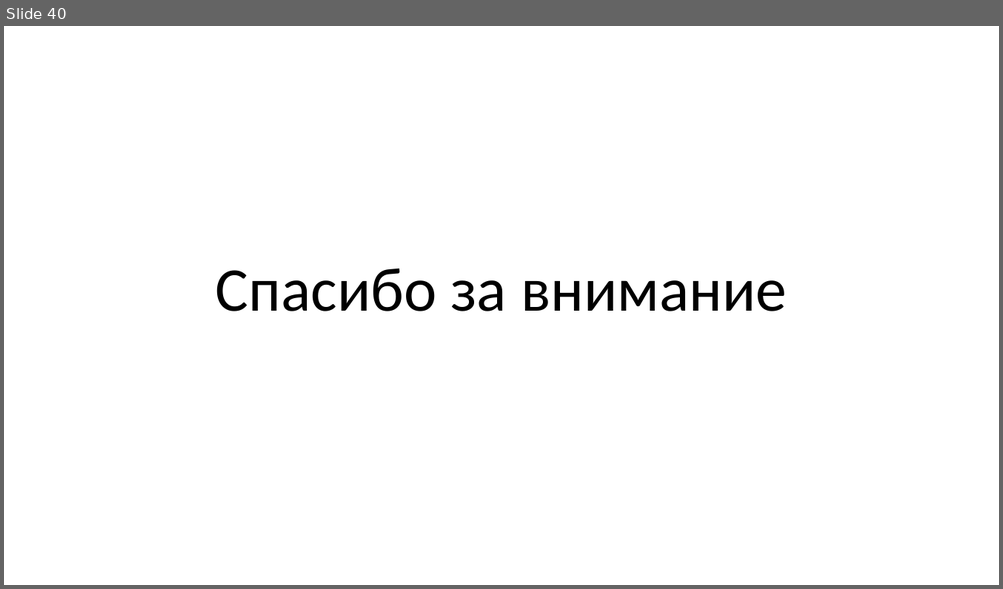
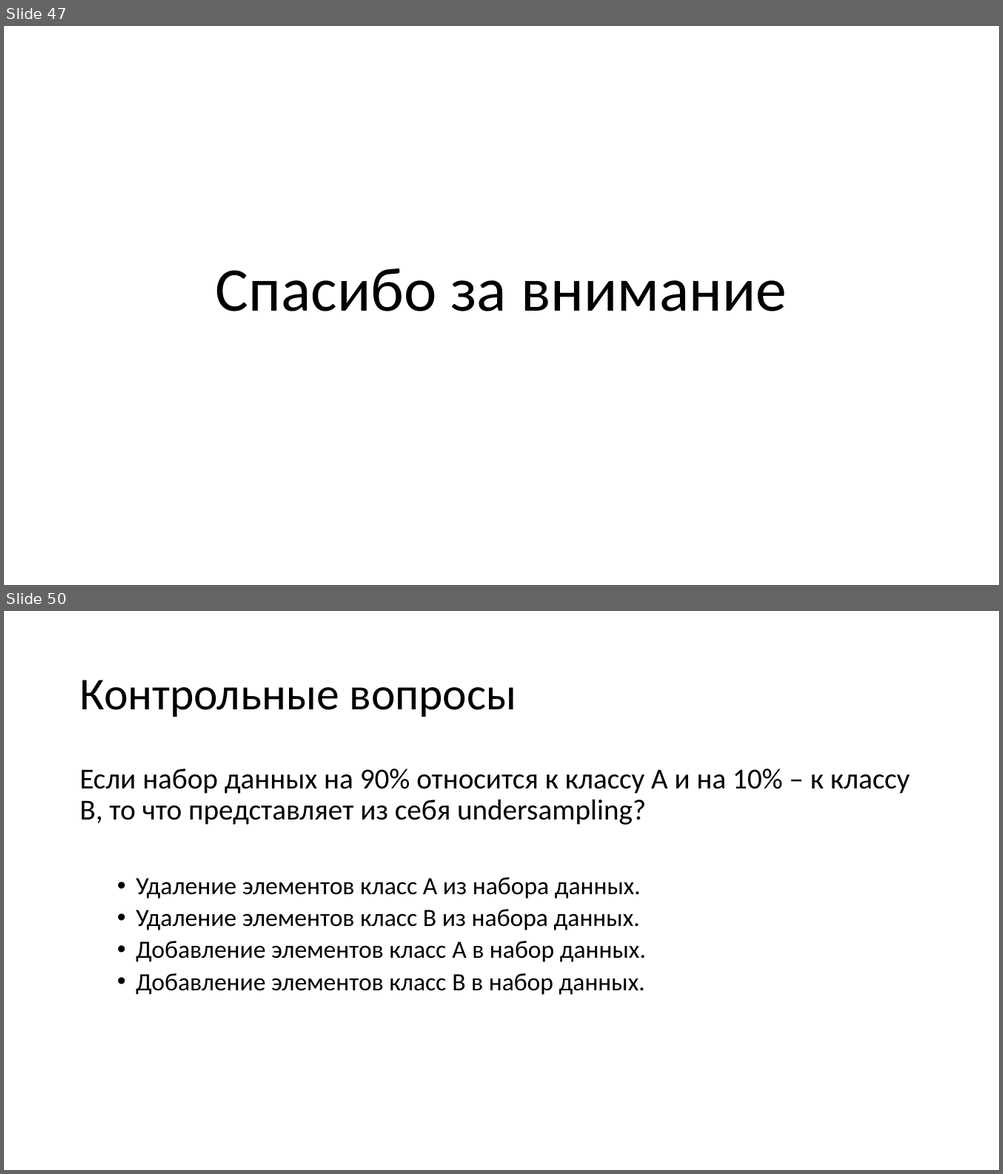
Before and after one commit to mosalov/AI_main_lectures, a slide deck: Лекция 3 07_10_2020.pptx. Shown one above the other, each under a label of ours: slide 40 before the commit, slides 47 and 50 after it; the slides between them are not shown. The pictures are 1003x589 and 1003x1174 pixels, drawn with LibreOffice and Linux fonts; fonts in the diff are those of the drawing. Boxes give left, top, right and bottom in pixels: in the first picture for what was removed or moved away, otherwise in the second. Text is boxed around its words. In the diff, an @@ line names an element or a change of style, - is before the commit and + after.

```diff
--- a/Лекция 3 07_10_2020.pptx
+++ b/Лекция 3 07_10_2020.pptx
@@ slide 50 added at <box>4,611,999,1170</box>, background #FFFFFF @@
@@ title added at <box>79,680,517,717</box>, 44 pt, text #000000 @@
+Контрольные вопросы
@@ text added at <box>79,769,909,995</box>, 24 pt, text #000000 @@
+Если набор данных на 90% относится к классу A и на 10% – к классу B, то что представляет из себя undersampling?
+  • Удаление элементов класс A из набора данных.
+  • Удаление элементов класс B из набора данных.
+  • Добавление элементов класс A в набор данных.
+  • Добавление элементов класс B в набор данных.
@@ what was slide 40 is now slide 47 @@
```
Also in this commit, not shown: 13 slides changed, 15 other slides added, 9 slides removed, 3 other files.
